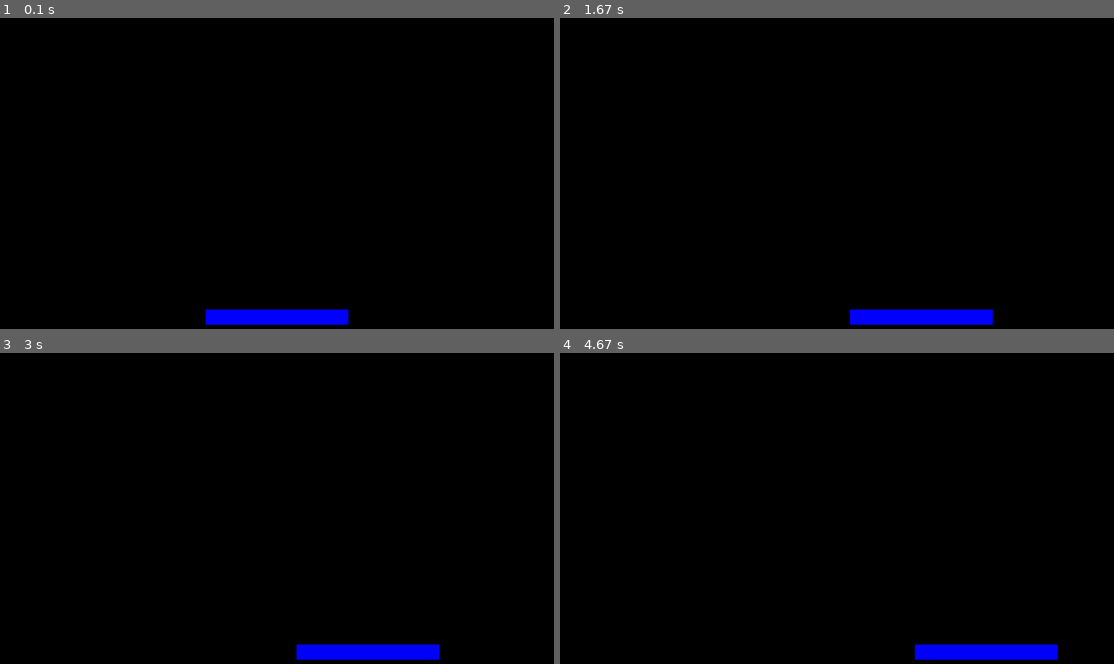
Above: before the commit, frames 1-4 (two rows, left to right).
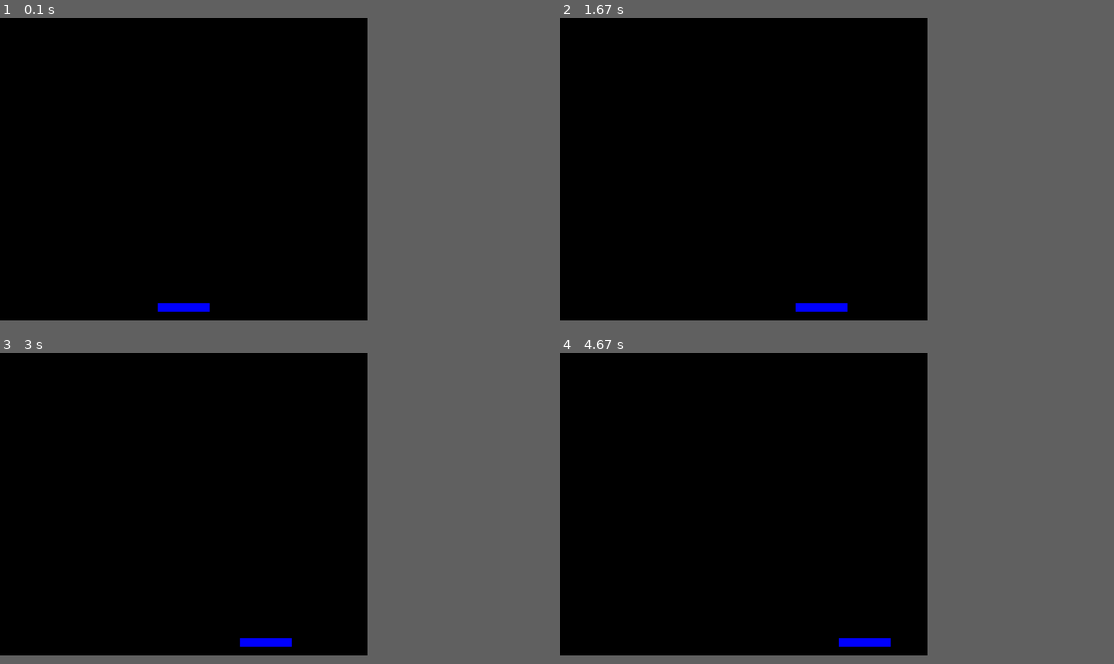
Above: after the commit, the same moments.

Repository: devthiagoramon/breakout_pygame
Game: pygame game, started from main.py
The game is run twice, just before and just after one commit, with the same random seed, the same clock (stepped at 60 frames per second) and the same inputs.
Inputs:
- Up to frame 1 (0.1 s): no input
- Up to frame 2 (1.67 s): hold Right 0.33-0.8 s; hold Right 0.83-1.3 s; hold Left from 1.33 s (still down)
- Up to frame 3 (3 s): release Left at 1.87 s; hold Left 1.9-2.3 s; hold Right 2.33-2.97 s
- Up to frame 4 (4.67 s): hold Left 3-3.47 s; hold Right 3.5-3.97 s; hold Right 4-4.47 s; hold Left from 4.5 s (still down)
In our replay, the window is 900x506 before the commit and 597x492 after it. These sizes can differ from the game's own. Grey fills any space a smaller window leaves; there, only what the larger window draws over its background counts as a difference.

The runs differ from the first frame. In frame 1, 1.5% of the frame differs, in the area x 28-63%, y 91-99%; in frame 2, 1.6%; in frame 3, 1.6%, in the area x 43-80%, y 91-99%; in frame 4, 1.6%.

Commit message:
Reestructuring project and start development of mechanics

Diff:
--- /dev/null
+++ b/constants.py
@@ -0,0 +1,19 @@
+
+# CONFIGURATIONS
+WINDOW_WIDTH, WINDOW_HEIGHT = 850, 700
+FPS = 60
+
+# COLORS
+BLACK = (0, 0, 0)
+WHITE = (255, 255, 255)
+BLUE = (0, 0, 255)
+GREEN = (0, 255, 0)
+RED = (255, 0, 0)
+YELLOW = (255, 255, 0)
+
+# PADDLE
+PADDLE_WIDTH, PADDLE_HEIGHT = 120, 20
+PADDLE_SPEED = 10
+
+# BALL
+BALL_SPEED = 6
--- a/main.py
+++ b/main.py
@@ -1,45 +1,33 @@
 import pygame
+import mechanics as mec
+import constants as consts
 
-WINDOW_WIDTH,WINDOW_HEIGHT =1280,720
-fps = 60
-
-#creating paddle with rect
-paddle_width = 330
-paddle_height = 35
-paddle_speed = 15
-paddle = pygame.Rect(WINDOW_WIDTH//2 - paddle_width//2,WINDOW_HEIGHT - paddle_height -10,paddle_width,paddle_height)
-
+paddle = pygame.Rect(consts.WINDOW_WIDTH // 2 - consts.PADDLE_WIDTH // 2,
+                     consts.WINDOW_HEIGHT - consts.PADDLE_HEIGHT - 20, consts.PADDLE_WIDTH,
+                     consts.PADDLE_HEIGHT)
 
 pygame.init()
-screen = pygame.display.set_mode((WINDOW_WIDTH,WINDOW_HEIGHT))
+screen = pygame.display.set_mode((consts.WINDOW_WIDTH, consts.WINDOW_HEIGHT))
 clock = pygame.time.Clock()
-
-
-#game loop
+# game loop
 while True:
     for event in pygame.event.get():
         if event.type == pygame.QUIT:
             pygame.quit()
-    screen.fill((0,0,0))
+    screen.fill(consts.BLACK)
 
+    # draw
+    pygame.draw.rect(screen, pygame.Color('blue'), paddle)
 
-    #draw
-    pygame.draw.rect(screen,pygame.Color('blue'),paddle)
-
-
-    #controls
+    # controls
 
     key = pygame.key.get_pressed()
     if key[pygame.K_LEFT] and paddle.left > 0:
-        paddle.left -= paddle_speed
-    if key[pygame.K_RIGHT] and paddle.right < WINDOW_WIDTH:
-        paddle.right += paddle_speed
+        paddle.left -= consts.PADDLE_SPEED
+    if key[pygame.K_RIGHT] and paddle.right < consts.WINDOW_WIDTH:
+        paddle.right += consts.PADDLE_SPEED
 
-
-
-
-
-    #update screen
+    # update screen
 
     pygame.display.flip()
-    clock.tick(fps)
+    clock.tick(consts.FPS)
--- /dev/null
+++ b/mechanics.py
@@ -0,0 +1,16 @@
+import main as main
+import constants as consts
+
+ball_dx = consts.BALL_SPEED
+ball_dy = consts.BALL_SPEED
+
+
+def ball_hit_wall():
+    global ball_dx
+    ball_dx = ball_dx * -1
+
+
+def ball_hit_paddle(paddle_x, ball_x):
+    global ball_dy
+    ball_dy = ball_dy * -1
+    hit_paddle_position = paddle_x + main.paddle_width
